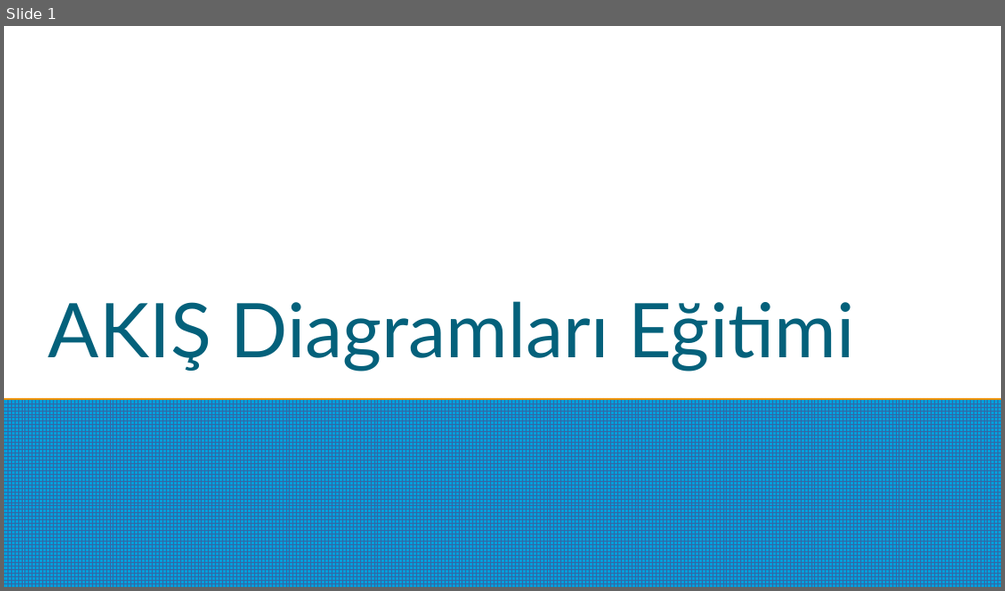
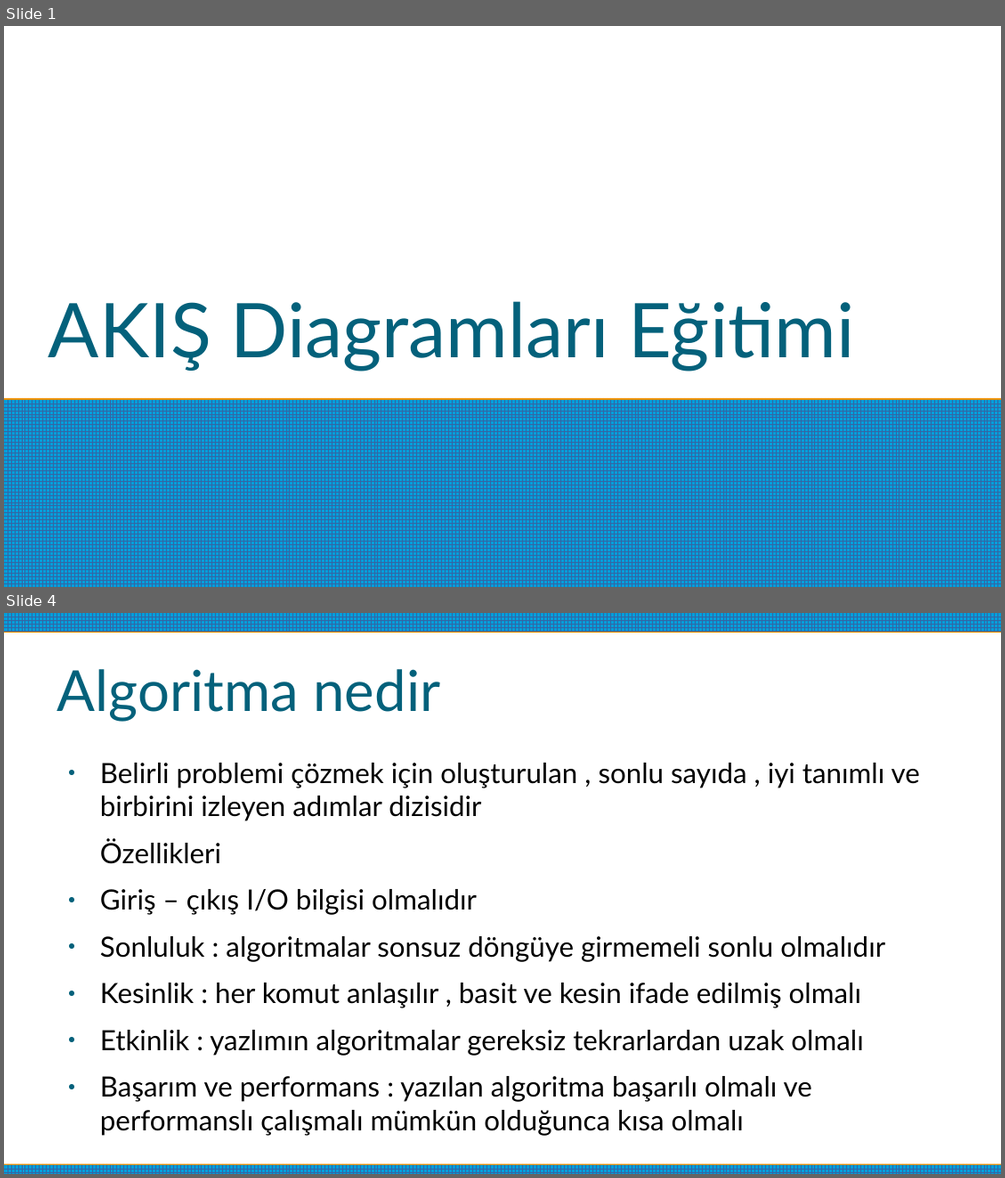
Before and after one commit to ulaskorpe/study, a slide deck: flow_charts.odp. Shown one above the other, each under a label of ours: slide 1 before the commit, slides 1 and 4 after it; the slides between them are not shown. The pictures are 1005x591 and 1005x1178 pixels, drawn with LibreOffice and Linux fonts; fonts in the diff are those of the drawing. Boxes give left, top, right and bottom in pixels: in the first picture for what was removed or moved away, otherwise in the second. Text is boxed around its words. In the diff, an @@ line names an element or a change of style, - is before the commit and + after.

```diff
--- a/flow_charts.odp
+++ b/flow_charts.odp
@@ slide 4 added at box(4, 613, 1001, 1174), background #FFFFFF @@
@@ rectangle added at box(4, 613, 1001, 631), fill pattern #3465A4 on #009EDA @@
@@ title added at box(57, 669, 440, 722), 45 pt, text #04617B @@
+Algoritma nedir
@@ text added at box(100, 763, 920, 1135), 22.2 pt, text #000000 @@
+● Belirli problemi çözmek için oluşturulan , sonlu sayıda , iyi tanımlı ve birbirini izleyen adımlar dizisidir
+Özellikleri
+● Giriş – çıkış I/O bilgisi olmalıdır
+● Sonluluk : algoritmalar sonsuz döngüye girmemeli sonlu olmalıdır
+● Kesinlik : her komut anlaşılır , basit ve kesin ifade edilmiş olmalı
+● Etkinlik : yazlımın algoritmalar gereksiz tekrarlardan uzak olmalı
+● Başarım ve performans : yazılan algoritma başarılı olmalı ve performanslı çalışmalı mümkün olduğunca kısa olmalı
@@ rectangle added at box(4, 1165, 1001, 1174), fill pattern #3465A4 on #009EDA @@
```
Also in this commit, not shown: 1 slide changed, 6 other slides added, 1 slide removed, 1 other file.
